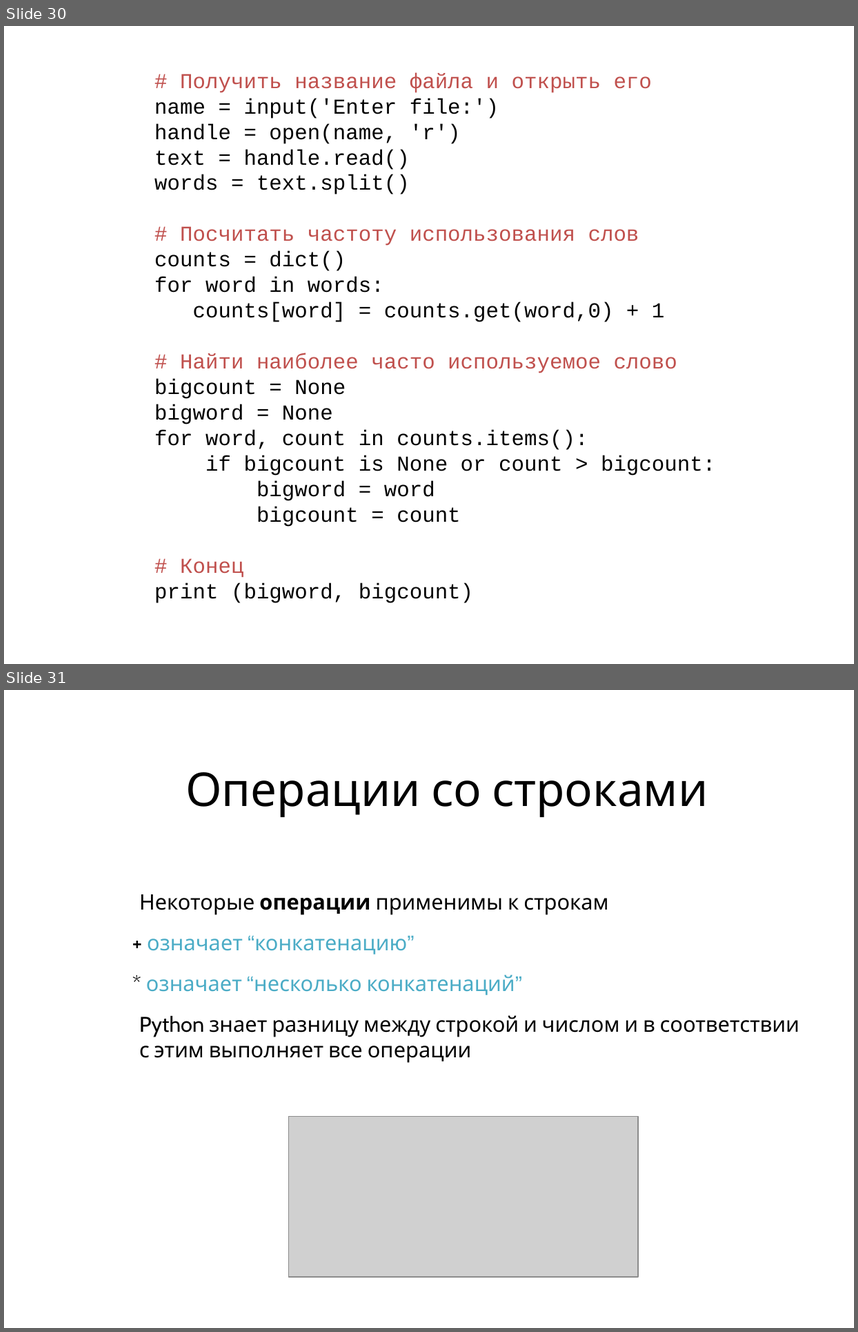
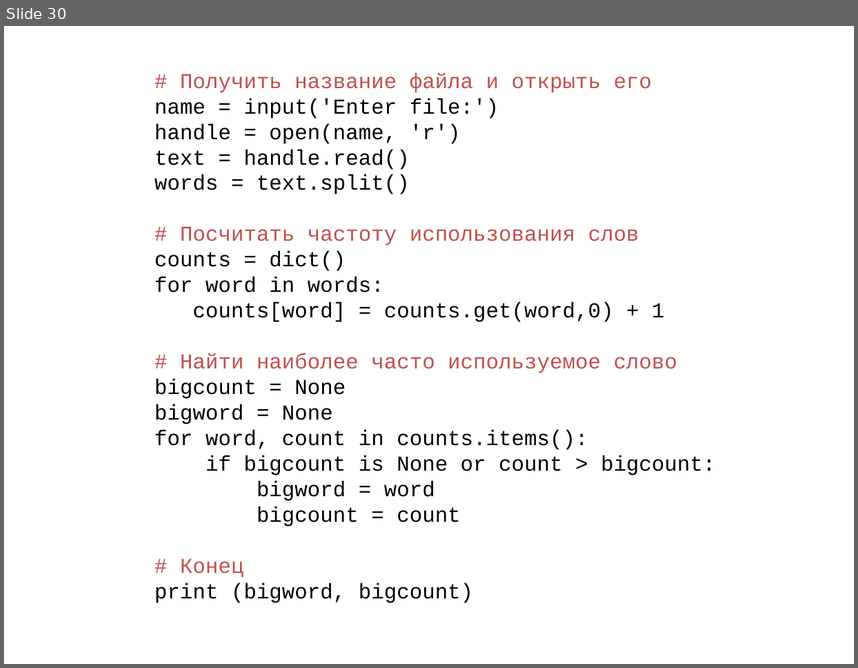
Before and after one commit to maxchv/LearnPython, a slide deck: week01/02.Start.pptx. Shown one above the other, each under a label of ours: slides 30 and 31 before the commit, slide 30 after it. The pictures are 858x1332 and 858x668 pixels, drawn with LibreOffice and Linux fonts; fonts in the diff are those of the drawing; grey boxes stand for pictures. Boxes give left, top, right and bottom in pixels: in the first picture for what was removed or moved away, otherwise in the second. Text is boxed around its words. In the diff, an @@ line names an element or a change of style, - is before the commit and + after.

```diff
--- a/week01/02.Start.pptx
+++ b/week01/02.Start.pptx
@@ slide 31 removed at [4,690,854,1328], background #FFFFFF @@
@@ title removed at [185,772,708,818] @@
-Операции со строками
@@ text removed at [139,894,800,1063] @@
-• Некоторые операции применимы к строкам
-  + означает “конкатенацию”
-  * означает “несколько конкатенаций”
-• Python знает разницу между строкой и числом и в соответствии с этим выполняет все операции
@@ picture removed at [289,1116,638,1276] @@
```
Also in this commit, not shown: 1 slide added, 3 other slides removed, 4 other files.
